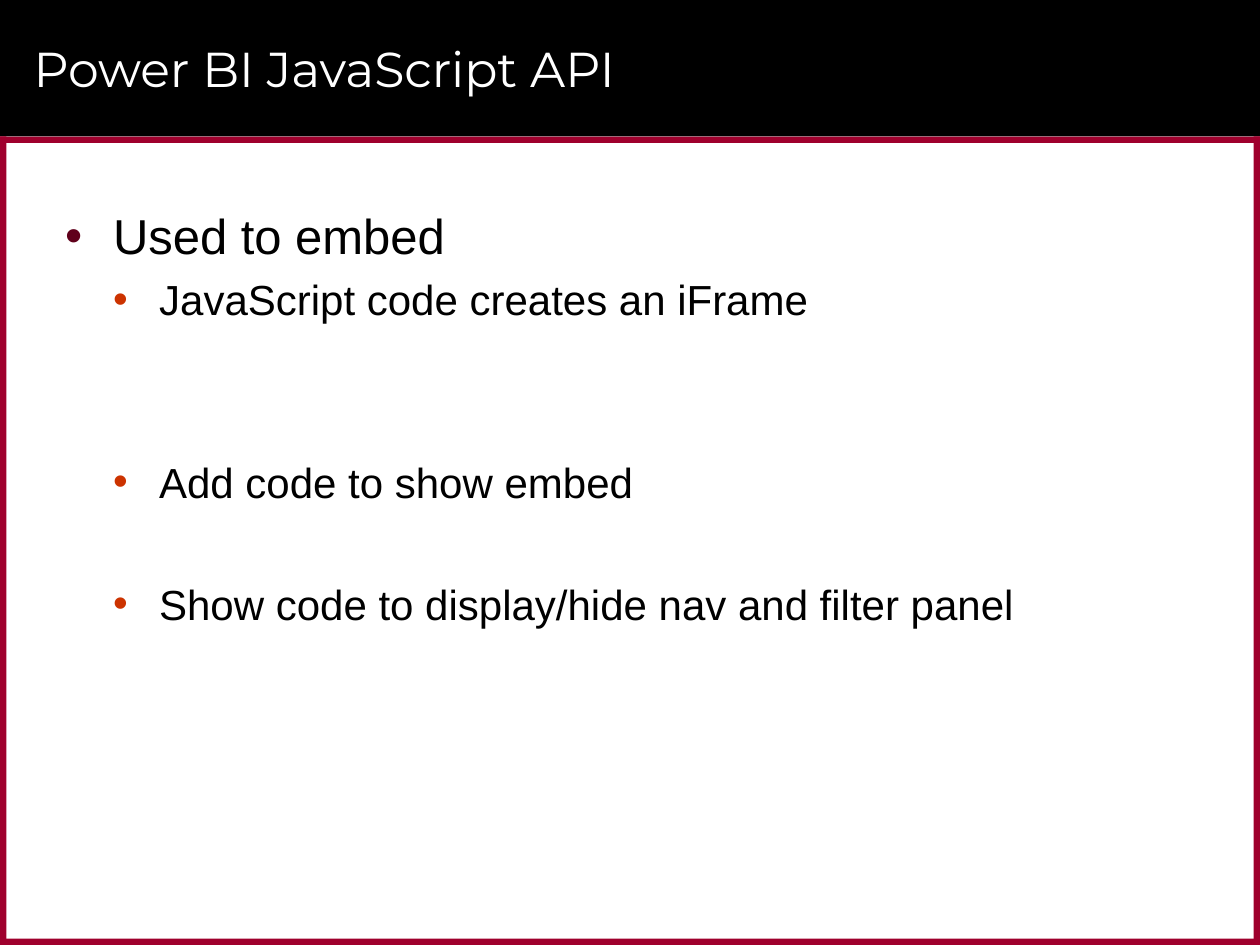
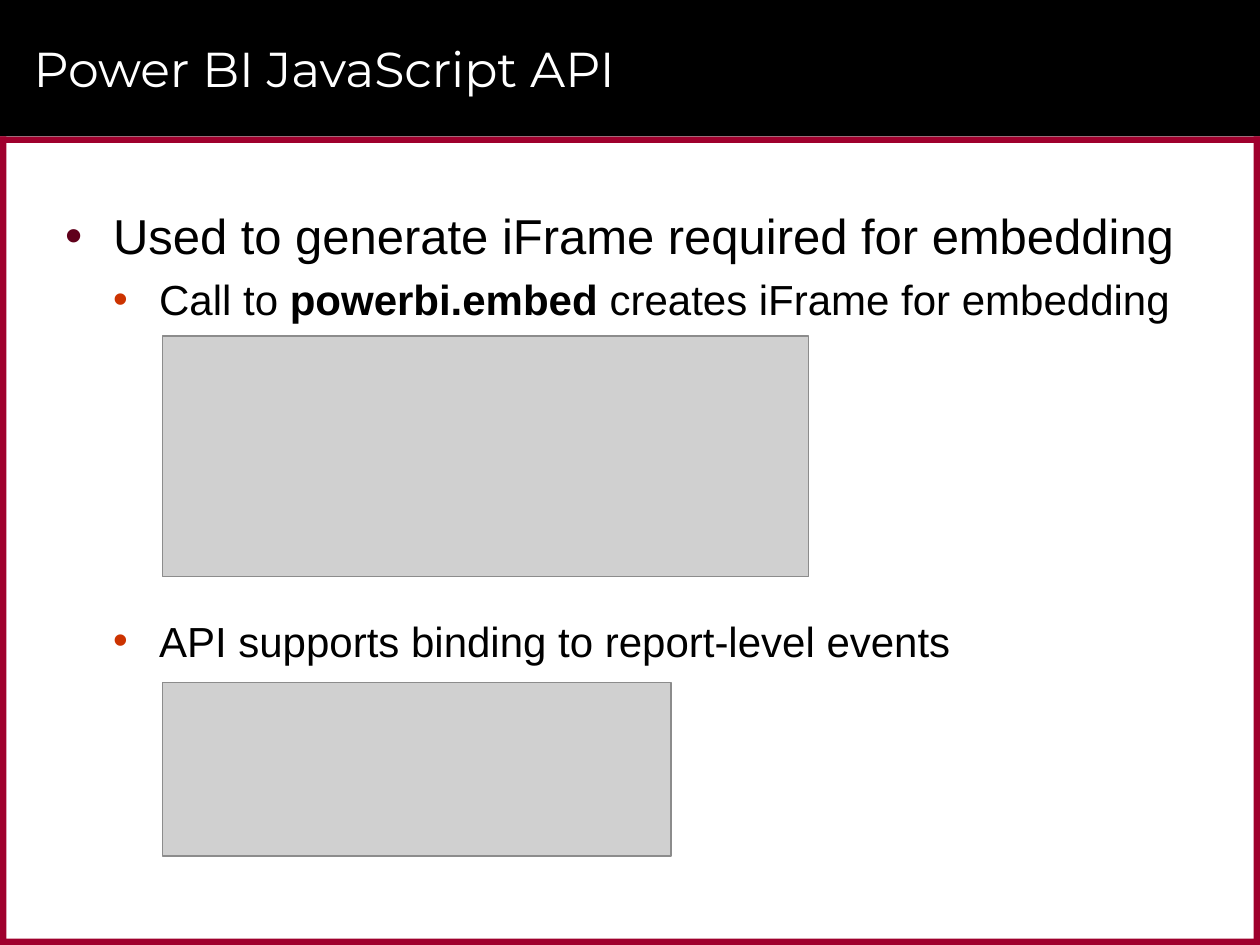
Before and after one commit to CriticalPathTraining/PowerBiEmbedded, a slide deck: slide 22 of Developing Custom Applications using Power BI Embedded.pptx (slide 27 before the commit). Drawn at 1260x945 pixels with LibreOffice and Linux fonts; fonts in the diff are those of the drawing; grey boxes stand for pictures; background and template pictures are left out. Boxes give left, top, right and bottom in pixels: in the first picture for what was removed or moved away, otherwise in the second. Text is boxed around its words. In the diff, an @@ line names an element or a change of style, - is before the commit and + after.

```diff
--- a/Developing Custom Applications using Power BI Embedded.pptx
+++ b/Developing Custom Applications using Power BI Embedded.pptx
@@ text at [113,218,1174,665]: text changed @@
-• Used to embed
-  • JavaScript code creates an iFrame
-  • Add code to show embed
-  • Show code to display/hide nav and filter panel
+• Used to generate iFrame required for embedding
+  • Call to powerbi.embed creates iFrame for embedding
+  • API supports binding to report-level events
@@ picture added at [163,336,809,577] @@
@@ picture added at [163,683,672,857] @@
```
Also in this commit, not shown: 19 other slides changed, 3 slides added, 8 slides removed, 4 other files.
